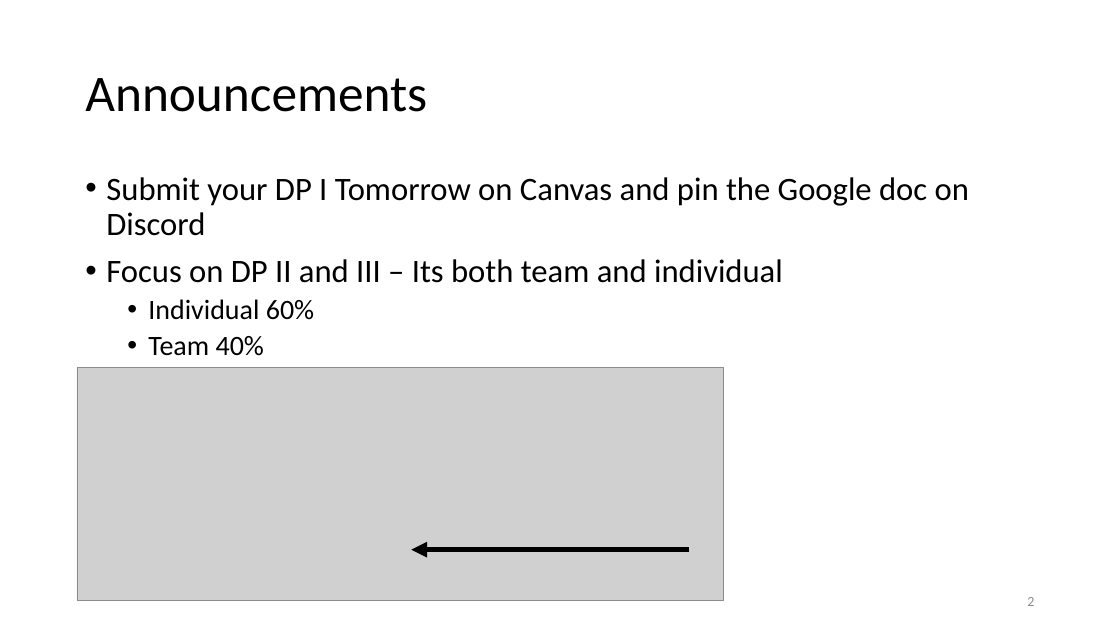
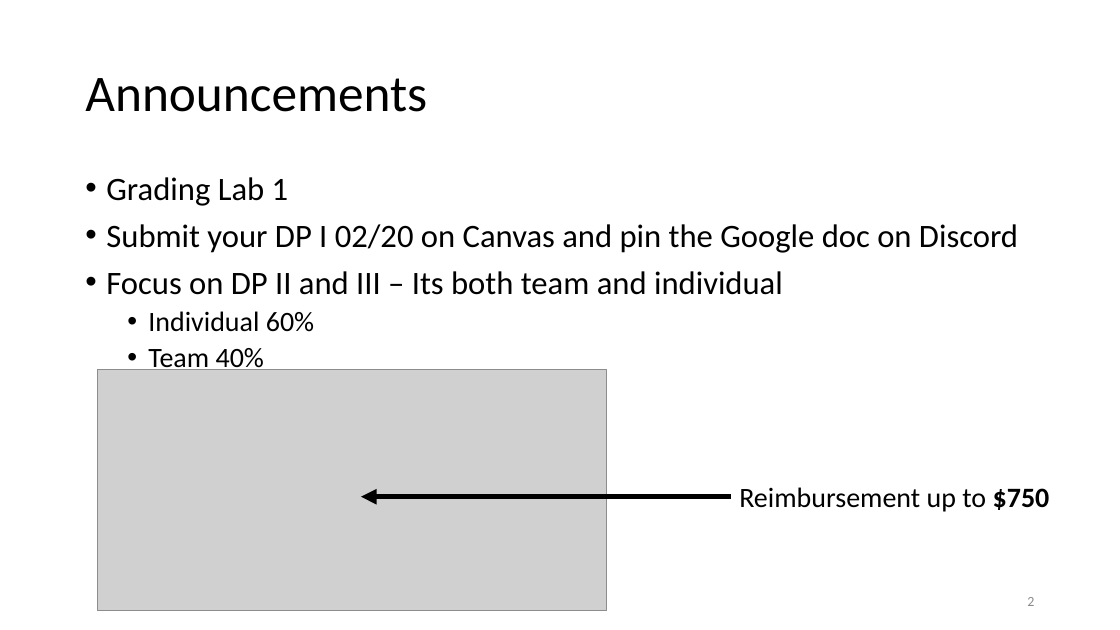
Before and after one commit to johnxu21/johnxu21.github.io, a slide deck: slide 2 of teaching/CS472/Timetable/OOD-V2.pptx. Drawn at 1120x630 pixels with LibreOffice and Linux fonts; fonts in the diff are those of the drawing; grey boxes stand for pictures. Boxes give left, top, right and bottom in pixels: in the first picture for what was removed or moved away, otherwise in the second. Text is boxed around its words. In the diff, an @@ line names an element or a change of style, - is before the commit and + after.

```diff
--- a/teaching/CS472/Timetable/OOD-V2.pptx
+++ b/teaching/CS472/Timetable/OOD-V2.pptx
@@ text at bbox=[106, 177, 1018, 253]: text changed @@
-• Submit your DP I Tomorrow on Canvas and pin the Google doc on Discord
+• Grading Lab 1
+• Submit your DP I 02/20 on Canvas and pin the Google doc on Discord
@@ picture: place and size @@
-picture at bbox=[77, 368, 723, 602]
+picture at bbox=[98, 370, 607, 610]
@@ arrow moved from (690, 549) - (412, 549) to (731, 497) - (361, 497) @@
@@ text added at bbox=[739, 487, 1050, 512], 24 pt, text #000000 @@
+Reimbursement up to $750
```
Also in this commit, not shown: 2 other slides changed, 1 slide removed.
